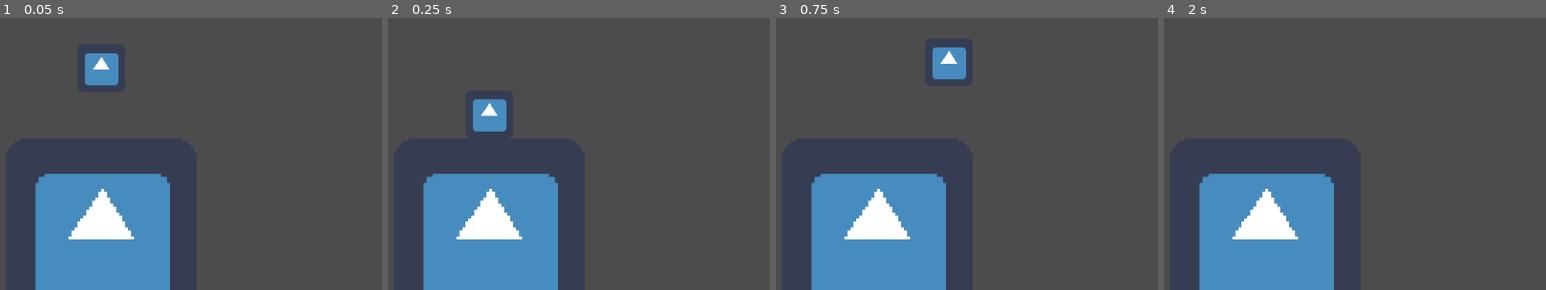
Above: before the commit, frames 1-4 (left to right).
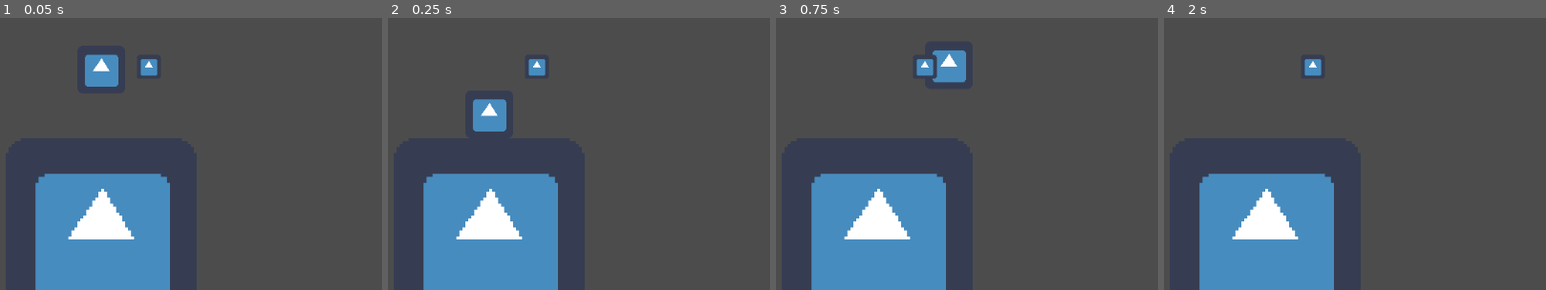
Above: after the commit, the same moments.

Repository: waythrough/Shooter-Platformer
Game: Godot game, scene res://main/main.tscn
Same seed, same stepped clock (60 frames per second), same inputs: the game is played once before the commit and once after it. The engine's default icon, where the game draws it, is replaced by a stand-in: a white triangle on a blue panel in a dark square.
Inputs:
- Up to frame 1 (0.05 s): no input
- Up to frame 2 (0.25 s): no input
- Up to frame 3 (0.75 s): tap Enter at 0.5 s; hold Right (move_to_right) from 0.53 s (still down); tap Space (jump) at 0.6 s
- Up to frame 4 (2 s): tap Space (jump) at 0.77, 1.07, 1.35, 1.52, 1.82 s; release Right (move_to_right) at 1.28 s; hold Left (move_to_left) from 1.28 s (still down)

The runs differ from the first frame. In frame 1, 0.5% of the frame differs, in the area x 22-42%, y 12-26%; in frame 2, 0.3%; in frame 3, 0.7%, in the area x 36-50%, y 10-24%; in frame 4, 0.3%.

Commit message:
Balas en proceso de implementacion
Se estan haciendo pruebas para las balas....se ha mejorado el codigo del jugador...

Diff:
--- /dev/null
+++ b/bullet/Bullet.gd
@@ -0,0 +1,7 @@
+extends Node2D
+
+export var default_speed : float
+var direction : int
+
+func _process(delta):
+	position.x += default_speed * delta * direction
--- /dev/null
+++ b/bullet/bullet.tscn
@@ -0,0 +1,20 @@
+[gd_scene load_steps=4 format=2]
+
+[ext_resource path="res://icon.png" type="Texture" id=1]
+[ext_resource path="res://bullet/Bullet.gd" type="Script" id=2]
+
+[sub_resource type="CircleShape2D" id=1]
+radius = 5.0
+
+[node name="Bullet" type="Node2D"]
+script = ExtResource( 2 )
+default_speed = 10.0
+
+[node name="Area2D" type="Area2D" parent="."]
+
+[node name="Sprite" type="Sprite" parent="Area2D"]
+scale = Vector2( 0.125, 0.125 )
+texture = ExtResource( 1 )
+
+[node name="CollisionShape2D" type="CollisionShape2D" parent="Area2D"]
+shape = SubResource( 1 )
--- /dev/null
+++ b/gun/gun.tscn
@@ -0,0 +1,7 @@
+[gd_scene load_steps=2 format=2]
+
+[ext_resource path="res://bullet/bullet.tscn" type="PackedScene" id=1]
+
+[node name="Gun" type="Node2D"]
+
+[node name="Bullet" parent="." instance=ExtResource( 1 )]
--- /dev/null
+++ b/player/Gravity.gd
@@ -0,0 +1,28 @@
+extends Node2D
+
+export var kinematic_body_2D_path : NodePath
+var kinematic_body_2D : KinematicBody2D
+
+export var gravity : float
+var is_grounded : bool
+
+func _ready ():
+	if(kinematic_body_2D == null) :
+		kinematic_body_2D = get_node(kinematic_body_2D_path)
+
+func _process(delta):
+
+	if(!is_grounded):
+		var vertical_speed = kinematic_body_2D.get_vertical_speed()
+		vertical_speed += gravity * delta
+		kinematic_body_2D.set_vertical_speed(vertical_speed)
+
+	pass
+
+func _on_RayCast2D_grounded():
+	is_grounded = true
+	kinematic_body_2D.set_vertical_speed(0)
+
+func _on_RayCast2D_ungrounded():
+	is_grounded = false
+	pass # Replace with function body.
--- /dev/null
+++ b/player/PlayerJump.gd
@@ -0,0 +1,21 @@
+extends Node2D
+
+export var kinematic_body_2D_path : NodePath
+var kinematic_body_2D : KinematicBody2D
+
+export var ground_checking_path : NodePath
+var ground_checking : RayCast2D
+
+export var jump_speed : float
+
+func _ready():
+	if(kinematic_body_2D == null) :
+		kinematic_body_2D = get_node(kinematic_body_2D_path)
+	if(ground_checking == null) :
+		ground_checking = get_node(ground_checking_path)
+
+func _on_Player_jump():
+	if(!ground_checking.is_grounded) :
+		return
+
+	kinematic_body_2D.add_vertical_speed(-jump_speed)
--- a/player/PlayerKinematicBody2D.gd
+++ b/player/PlayerKinematicBody2D.gd
@@ -1,8 +1,5 @@
 extends KinematicBody2D
 
-export var gravity : float
-
-export var jump_speed : float
 export var speed : float
 
 var horizontal_speed : float
@@ -10,34 +7,26 @@
 
 var direction : float
 
-func move () :
-	move_and_collide(Vector2(horizontal_speed, 0))
-	move_and_collide(Vector2(0, vertical_speed))
-	pass
+func add_vertical_speed (vertical_speed : float):
+	self.vertical_speed += vertical_speed
+
+func get_horizontal_speed ():
+	return horizontal_speed
+
+func get_vertical_speed ():
+	return vertical_speed
+
+func set_horizontal_speed (horizontal_speed : float):
+	self.horizontal_speed = horizontal_speed
+
+func set_vertical_speed (vertical_speed : float) :
+	self.vertical_speed = vertical_speed
 
 func _process(delta):
 	horizontal_speed = speed * delta * direction
-	move()
-	gravity(delta)
+	move_and_collide(Vector2(horizontal_speed, 0))
+	move_and_collide(Vector2(0, vertical_speed))
 
-func gravity (delta) :
-	if(!$RayCast2D.is_grounded):
-		vertical_speed += gravity * delta
-		vertical_speed = clamp(vertical_speed, -1000, 50)
-		pass
-	pass
-
+# Esta funcion podria estar en otro script
 func _on_Player_move(direction):
 	self.direction = direction
-
-func _on_Player_jump():
-	print("Se ha intentado saltar...")
-	if(!$RayCast2D.is_grounded) :
-		return
-	print("Se ha aplicado una fuerza de salto")
-	vertical_speed -= jump_speed
-
-
-func _on_RayCast2D_grounded():
-	vertical_speed = 0
-	pass # Replace with function body.
--- /dev/null
+++ b/player/PlayerShoot.gd
@@ -0,0 +1,3 @@
+extends Node2D
+
+export var bullet : PackedScene
--- a/player/player.tscn
+++ b/player/player.tscn
@@ -1,9 +1,13 @@
-[gd_scene load_steps=6 format=2]
+[gd_scene load_steps=10 format=2]
 
 [ext_resource path="res://icon.png" type="Texture" id=1]
 [ext_resource path="res://player/PlayerKinematicBody2D.gd" type="Script" id=2]
 [ext_resource path="res://player/Player.gd" type="Script" id=3]
 [ext_resource path="res://player/PlayerRaycast2D.gd" type="Script" id=4]
+[ext_resource path="res://player/Gravity.gd" type="Script" id=5]
+[ext_resource path="res://player/PlayerJump.gd" type="Script" id=6]
+[ext_resource path="res://player/PlayerShoot.gd" type="Script" id=7]
+[ext_resource path="res://gun/gun.tscn" type="PackedScene" id=8]
 
 [sub_resource type="RectangleShape2D" id=1]
 extents = Vector2( 8, 8 )
@@ -11,25 +15,41 @@
 [node name="Player" type="Node2D"]
 script = ExtResource( 3 )
 
-[node name="player" type="KinematicBody2D" parent="."]
+[node name="Jump" type="Node2D" parent="."]
+script = ExtResource( 6 )
+kinematic_body_2D_path = NodePath("../KinematicBody2D")
+ground_checking_path = NodePath("../KinematicBody2D/GroundChecking")
+jump_speed = 2.5
+
+[node name="Gravity" type="Node2D" parent="."]
+script = ExtResource( 5 )
+kinematic_body_2D_path = NodePath("../KinematicBody2D")
+gravity = 10.0
+
+[node name="Shoot" type="Node2D" parent="."]
+script = ExtResource( 7 )
+
+[node name="KinematicBody2D" type="KinematicBody2D" parent="."]
 script = ExtResource( 2 )
-gravity = 10.0
-jump_speed = 2.5
 speed = 120.0
 
-[node name="CollisionShape2D" type="CollisionShape2D" parent="player"]
+[node name="CollisionShape2D" type="CollisionShape2D" parent="KinematicBody2D"]
 shape = SubResource( 1 )
 
-[node name="Sprite" type="Sprite" parent="player"]
+[node name="Sprite" type="Sprite" parent="KinematicBody2D"]
 position = Vector2( -9.53674e-07, 2.38419e-07 )
 scale = Vector2( 0.25, 0.25 )
 texture = ExtResource( 1 )
 
-[node name="RayCast2D" type="RayCast2D" parent="player"]
+[node name="GroundChecking" type="RayCast2D" parent="KinematicBody2D"]
 enabled = true
 cast_to = Vector2( 0, 8.1 )
 script = ExtResource( 4 )
 
-[connection signal="jump" from="." to="player" method="_on_Player_jump"]
-[connection signal="move" from="." to="player" method="_on_Player_move"]
-[connection signal="grounded" from="player/RayCast2D" to="player" method="_on_RayCast2D_grounded"]
+[node name="Gun" parent="." instance=ExtResource( 8 )]
+position = Vector2( 16, 0 )
+
+[connection signal="jump" from="." to="Jump" method="_on_Player_jump"]
+[connection signal="move" from="." to="KinematicBody2D" method="_on_Player_move"]
+[connection signal="grounded" from="KinematicBody2D/GroundChecking" to="Gravity" method="_on_RayCast2D_grounded"]
+[connection signal="ungrounded" from="KinematicBody2D/GroundChecking" to="Gravity" method="_on_RayCast2D_ungrounded"]
--- a/project.godot
+++ b/project.godot
@@ -33,6 +33,12 @@
 jump={
 "deadzone": 0.5,
 "events": [ Object(InputEventKey,"resource_local_to_scene":false,"resource_name":"","device":0,"alt":false,"shift":false,"control":false,"meta":false,"command":false,"pressed":false,"scancode":32,"physical_scancode":0,"unicode":0,"echo":false,"script":null)
+, Object(InputEventKey,"resource_local_to_scene":false,"resource_name":"","device":0,"alt":false,"shift":false,"control":false,"meta":false,"command":false,"pressed":false,"scancode":90,"physical_scancode":0,"unicode":0,"echo":false,"script":null)
+ ]
+}
+shoot={
+"deadzone": 0.5,
+"events": [ Object(InputEventKey,"resource_local_to_scene":false,"resource_name":"","device":0,"alt":false,"shift":false,"control":false,"meta":false,"command":false,"pressed":false,"scancode":88,"physical_scancode":0,"unicode":0,"echo":false,"script":null)
  ]
 }
 
